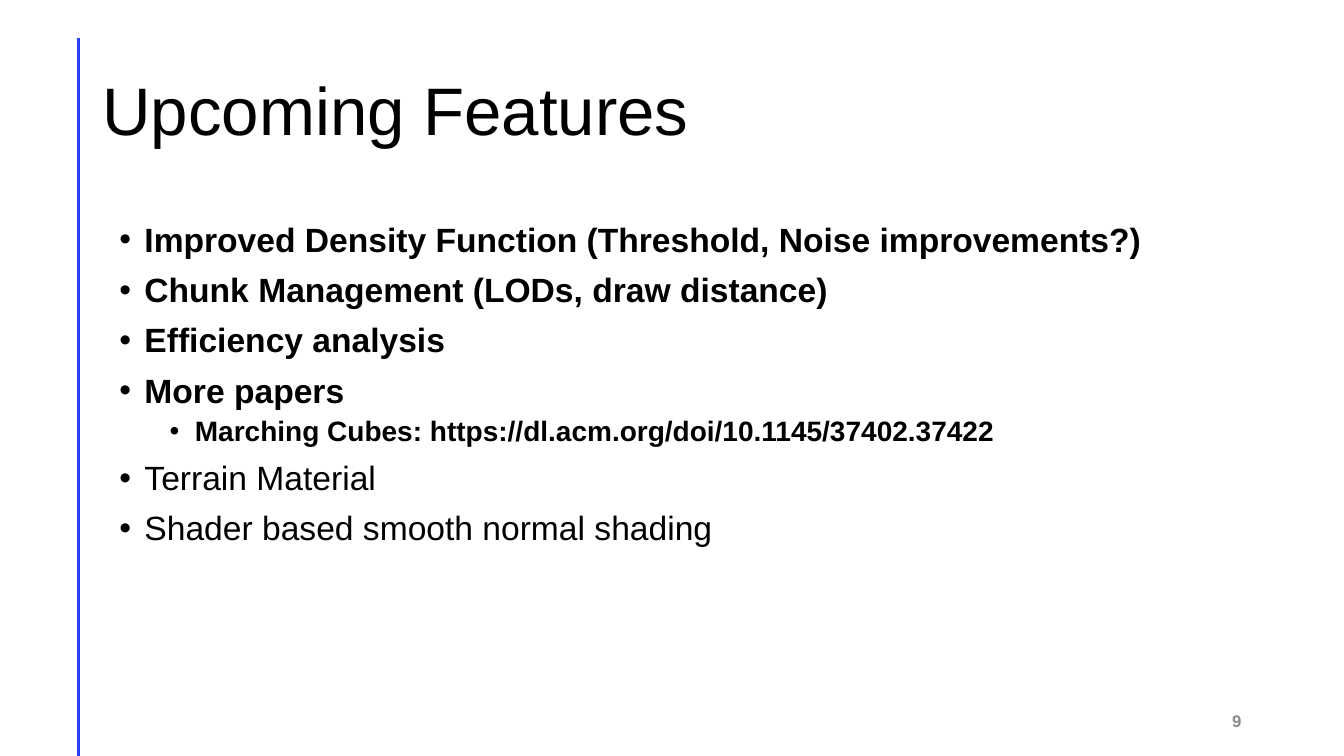
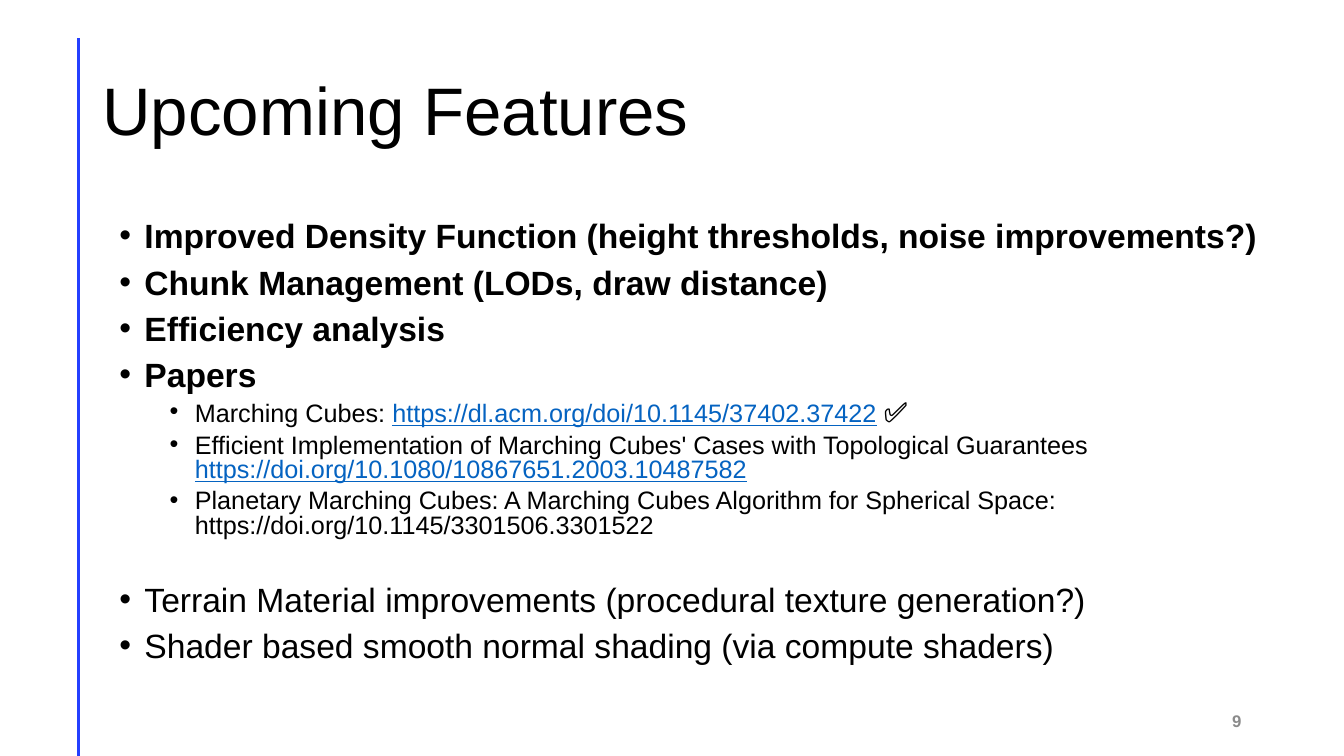
Before and after one commit to je-lehmann/cg_terrain_generator, a slide deck: slide 9 of Computergrafik Praktikum.pptx. Drawn at 1344x756 pixels with LibreOffice and Linux fonts; fonts in the diff are those of the drawing. Boxes give left, top, right and bottom in pixels: in the first picture for what was removed or moved away, otherwise in the second. Text is boxed around its words. In the diff, an @@ line names an element or a change of style, - is before the commit and + after.

```diff
--- a/Computergrafik Praktikum.pptx
+++ b/Computergrafik Praktikum.pptx
@@ text at box(144, 223, 1256, 255): text changed @@
-• Improved Density Function (Threshold, Noise improvements?)
+• Improved Density Function (height thresholds, noise improvements?)
@@ text at box(144, 270, 827, 348): line spacing 0.9 to 0.8 @@
@@ text at box(144, 364, 1088, 665): text changed; size 20 to 18 pt; bold off @@
-• More papers
-  • Marching Cubes: https://dl.acm.org/doi/10.1145/37402.37422
-• Terrain Material
-• Shader based smooth normal shading
+• Papers
+  • Marching Cubes: https://dl.acm.org/doi/10.1145/37402.37422 ✅
+  • Efficient Implementation of Marching Cubes' Cases with Topological Guarantees https://doi.org/10.1080/10867651.2003.10487582
+  • Planetary Marching Cubes: A Marching Cubes Algorithm for Spherical Space: https://doi.org/10.1145/3301506.3301522
+• Terrain Material improvements (procedural texture generation?)
+• Shader based smooth normal shading (via compute shaders)
```
Also in this commit, not shown: 1 other slide changed, 1 slide added.
